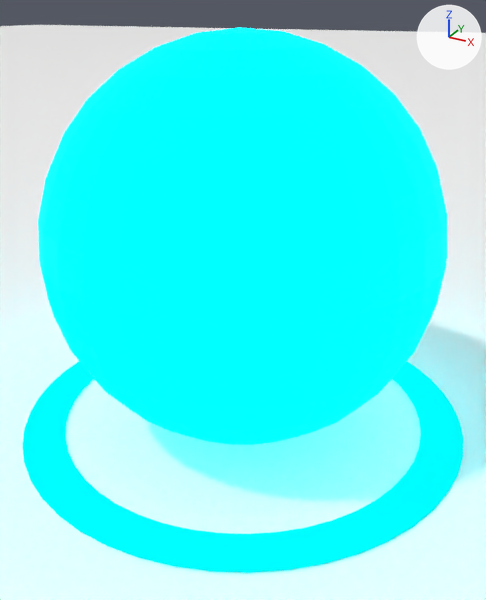
Two versions of the glTF model site/src/lib/assets/gltf/site-animation.glb, one commit apart.
The view is the same before and after, from a camera (50 mm lens) standing at (1.57, -2.86, 2.12) and looking at (0.06, -0.1, 0.74). Lighting does not change. The marker at upper right points along +X, +Y and +Z. Where no turn or scale is listed for an object, it has been applied to the vertices.
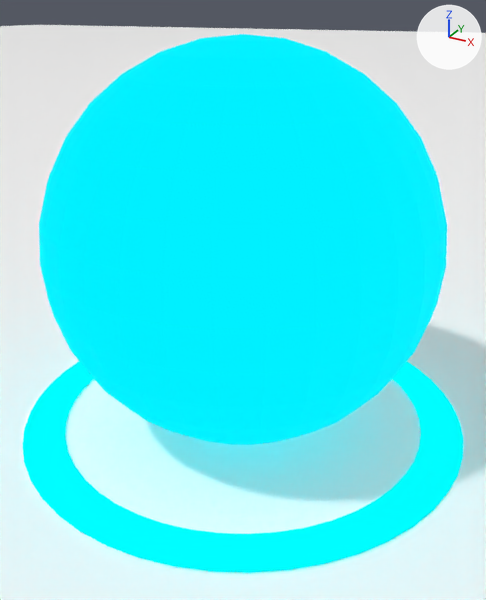
Changed parts and their boxes (x1, y1, x2, y2) in the pictures (486 x 600 px):
'Sphere', surface changed: (41, 34, 447, 445) in both
'Sphere.004', surface changed, moved, turned: before (38, 28, 447, 327); after (84, 168, 91, 210)
'Sphere.007', surface changed: (39, 34, 441, 445) in both
'Sphere.003', surface changed: (40, 40, 440, 445) in both

The change, as a list of edits to the scene's bpy script:
```text
Change mat_wireframe:
    mat_wireframe.emission_strength: 2.5 -> 1.0
Change ob_sphere_004:
    ob_sphere_004.rotation_euler: (0.0, -0.0175, 0.0) -> (0.0, 0.0, 0.0)  # degrees (0, -1, 0) -> degrees (0, 0, 0)
    ob_sphere_004.location: (0.0, 0.0, 1.028) -> (0.0, 0.0, 1.0)
```
